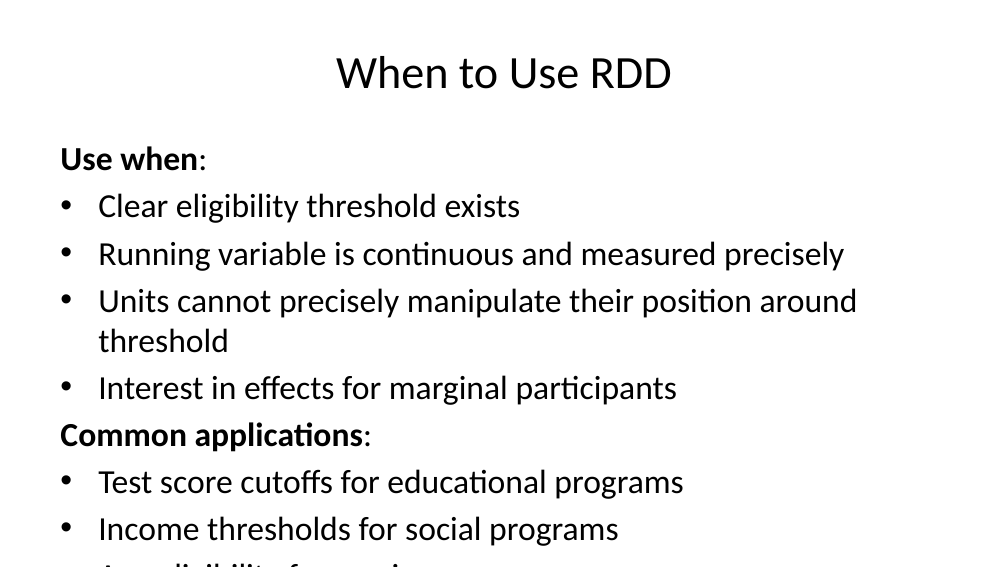
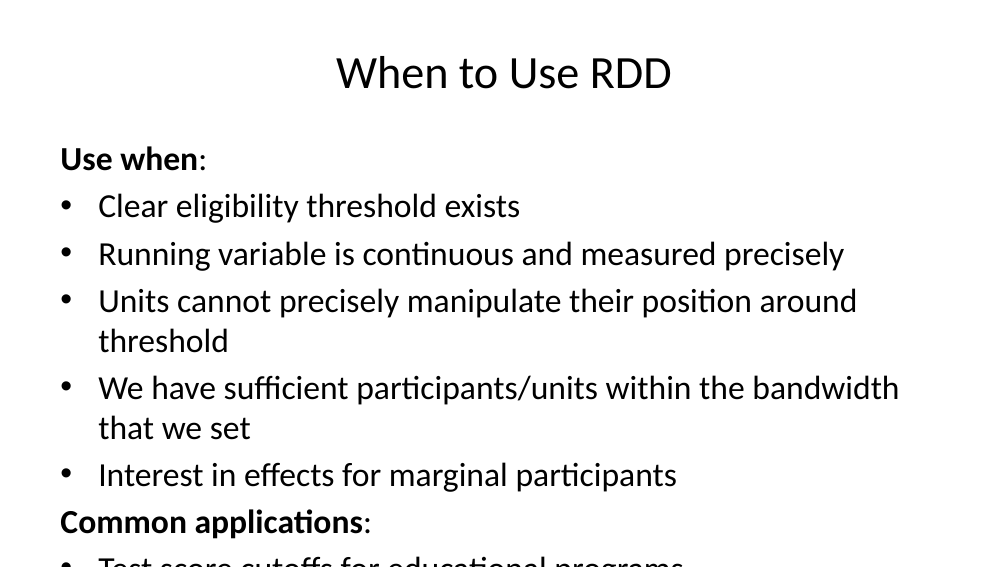
Before and after one commit to lsempe77/R-course, a slide deck: slide 15 of sessions_in_Abu_Dhabi/session_8.pptx (slide 14 before the commit). Drawn at 1008x567 pixels with LibreOffice and Linux fonts; fonts in the diff are those of the drawing. Boxes give left, top, right and bottom in pixels: in the first picture for what was removed or moved away, otherwise in the second. Text is boxed around its words. In the diff, an @@ line names an element or a change of style, - is before the commit and + after.

```diff
--- a/sessions_in_Abu_Dhabi/session_8.pptx
+++ b/sessions_in_Abu_Dhabi/session_8.pptx
@@ text at bbox=[98, 375, 899, 440]: paragraph added @@
+• We have sufficient participants/units within the bandwidth that we set
```
Also in this commit, not shown: 8 other slides changed, 1 slide added, 38 other files.
